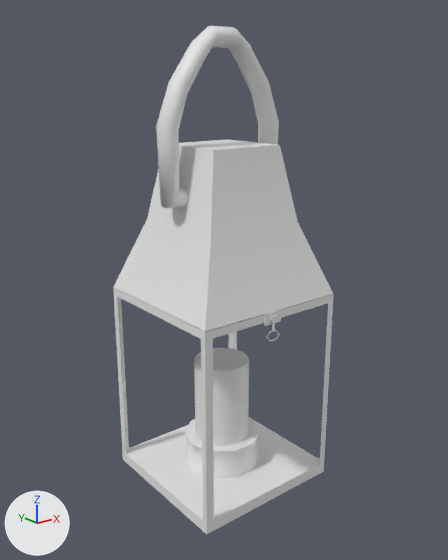
A saved change to the FBX model 3DModels/Lantern.FBX.
Both versions are drawn from a 50 mm camera at (-2.31, -2.91, 2.52) aimed at (0.0, -0.03, 1.37). The axes (+X, +Y, +Z) are drawn at lower left. The lights are the same throughout. Where no turn or scale is listed for an object, it has been applied to the vertices.
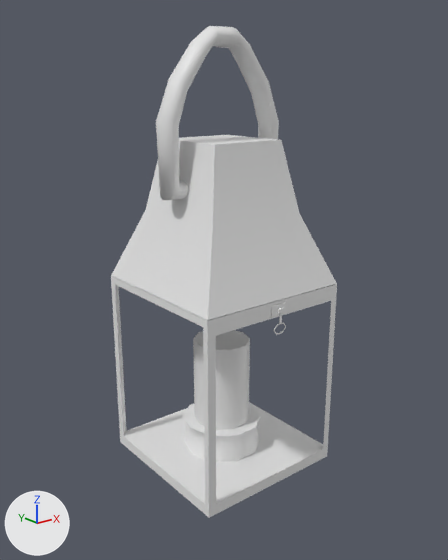
Changed parts and their boxes (x1, y1, x2, y2) in the pictures (448 x 560 px; the box of a moved part takes in the faces that stretch with it):
'Top', moved, turned, rescaled: before (114, 140, 333, 331); after (112, 135, 337, 320)
'Box001', reshaped, moved, turned, rescaled: before (113, 287, 334, 534); after (111, 276, 337, 518)
'Cylinder007', moved, turned, rescaled: before (194, 348, 249, 446); after (193, 330, 250, 430)
'Cylinder001', moved, turned, rescaled: before (156, 26, 232, 208); after (156, 26, 233, 200)
'Cylinder006', moved, turned, rescaled: before (184, 418, 259, 478); after (183, 403, 261, 462)
'Cylinder002', moved, turned, rescaled: before (221, 27, 279, 145); after (219, 26, 279, 139)
'Box002', moved, turned, rescaled: before (264, 309, 281, 326); after (272, 302, 288, 319)
'Cylinder003', moved, turned, rescaled: before (272, 322, 275, 331); after (279, 313, 282, 323)
'Cylinder005', moved, turned, rescaled: before (267, 333, 280, 341); after (273, 327, 286, 334)
'Handle', deleted: before (266, 330, 278, 338)
part 1 of me_mesh_009, moved or reshaped: before (205, 294, 334, 524); after (207, 284, 337, 507)

The change, as a list of edits to the scene's bpy script:
```text
Change me_mesh_009:
    used by ob_box001; parent = ob_top; location = (-0.0000534, 0.0000539, -127.5)
    remove me_mesh_009.from_pydata(...)  # 66 vertices, 74 faces; spans x -49.9..49.9, y -48.7..48.7, z 0.0..127.1
    add me_mesh_009.from_pydata(...)  # 68 vertices, 75 faces; spans x -49.9..49.9, y -48.7..48.7, z 0.0..127.1
    me_mesh_009 part 1
    1 vertex is removed from x -44.6, y -48.7, z 122.2
    11 faces are deleted
    1 vertex moves from x 45.3, y -48.7, z 122.2 to x 45.3, y -48.7, z 117.0
    3 vertices are added at (-44.6, -48.7, 117.0), (-44.6, -48.7, 122.4), (45.3, -48.7, 122.1)
    12 new faces join them
Change ob_cylinder002:
    remove ob_cylinder002.parent = ob_cylinder001
    ob_cylinder002.location: (75.48, 0.0000849, -1.528) -> (0.193, 0.000755, 2.35)
    ob_cylinder002.rotation_euler: (0.0, 0.0, -3.142) -> (0.0, -3.142, 0.0)  # degrees (0, 0, -180) -> degrees (0, -180, 0)
    ob_cylinder002.scale: (1.0, 1.0, 1.0) -> (0.00517, 0.00661, 0.00517)
Change ob_cylinder003:
    ob_cylinder003.rotation_euler: (0.0, 0.0, 0.0) -> (0.0, -3.142, 0.0)  # degrees (0, 0, 0) -> degrees (0, -180, 0)
    ob_cylinder003.scale: (1.0, 0.849, 1.18) -> (1.93, 1.3, 2.25)
Change ob_cylinder005:
    ob_cylinder005.scale: (1.0, 0.865, 1.16) -> (1.93, 1.34, 2.19)
Change ob_cylinder001:
    add ob_cylinder001.parent = ob_cylinder002
    ob_cylinder001.location: (-0.197, 0.000756, 2.342) -> (75.48, 0.0000903, -2.687)
    ob_cylinder001.rotation_euler: (-3.142, 0.0, 0.0) -> (0.0, 0.0, 3.142)  # degrees (-180, 0, 0) -> degrees (0, 0, 180)
    ob_cylinder001.scale: (0.00517, 0.00661, 0.00517) -> (1.0, 1.05, 0.953)
Change ob_cylinder007:
    ob_cylinder007.location: (-0.0000572, 0.0000535, -120.1) -> (-0.0000556, 0.000057, -115.0)
Change ob_box002:
    ob_box002.parent: ob_top -> ob_cylinder002
    ob_box002.location: (-1.607, -48.86, -3.558) -> (34.74, -77.97, 202.7)
    ob_box002.rotation_euler: (1.571, 0.0, 0.0) -> (1.571, -3.142, 0.0)  # degrees (90, 0, 0) -> degrees (90, -180, 0)
    ob_box002.scale: (1.04, 1.0, 0.962) -> (1.96, 1.93, 1.49)
Remove ob_handle:
    ob_handle = bpy.data.objects.new('Handle', me_mesh_003)
    ob_handle.location = (0.026, -0.493, 1.175)
```
